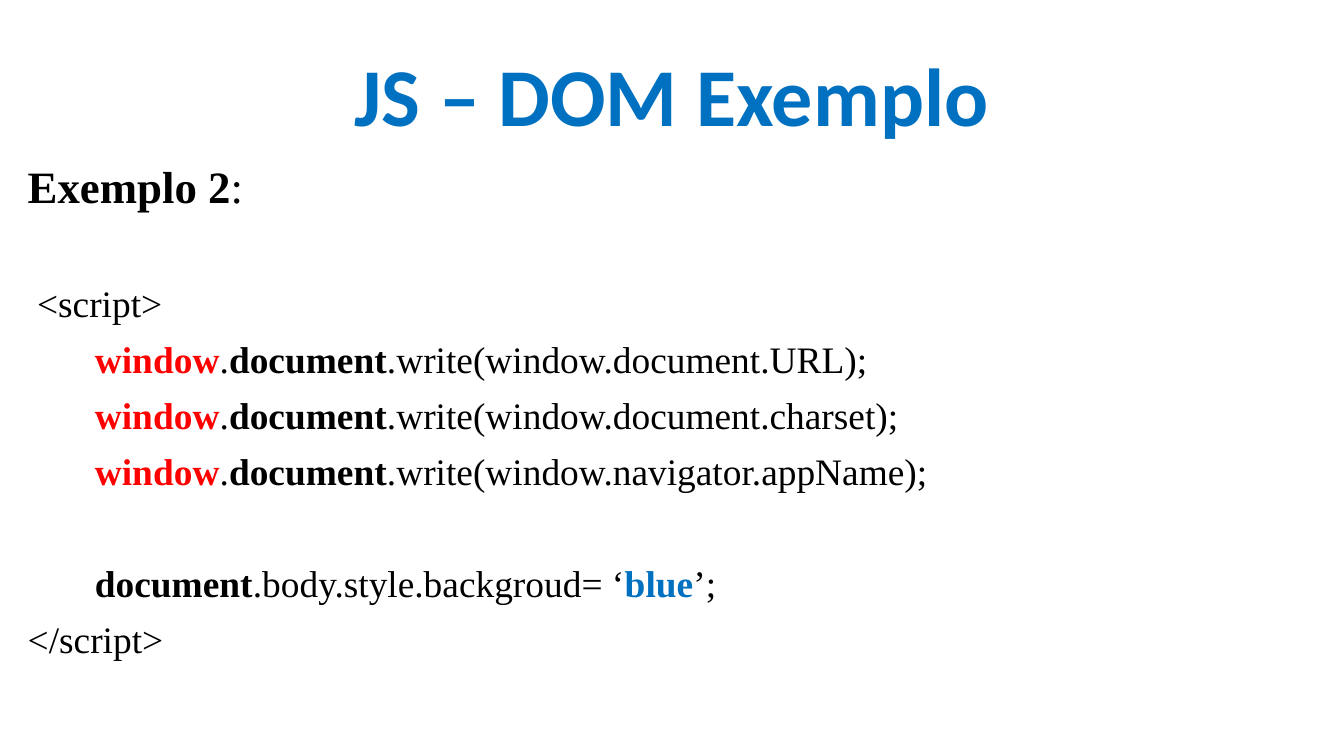
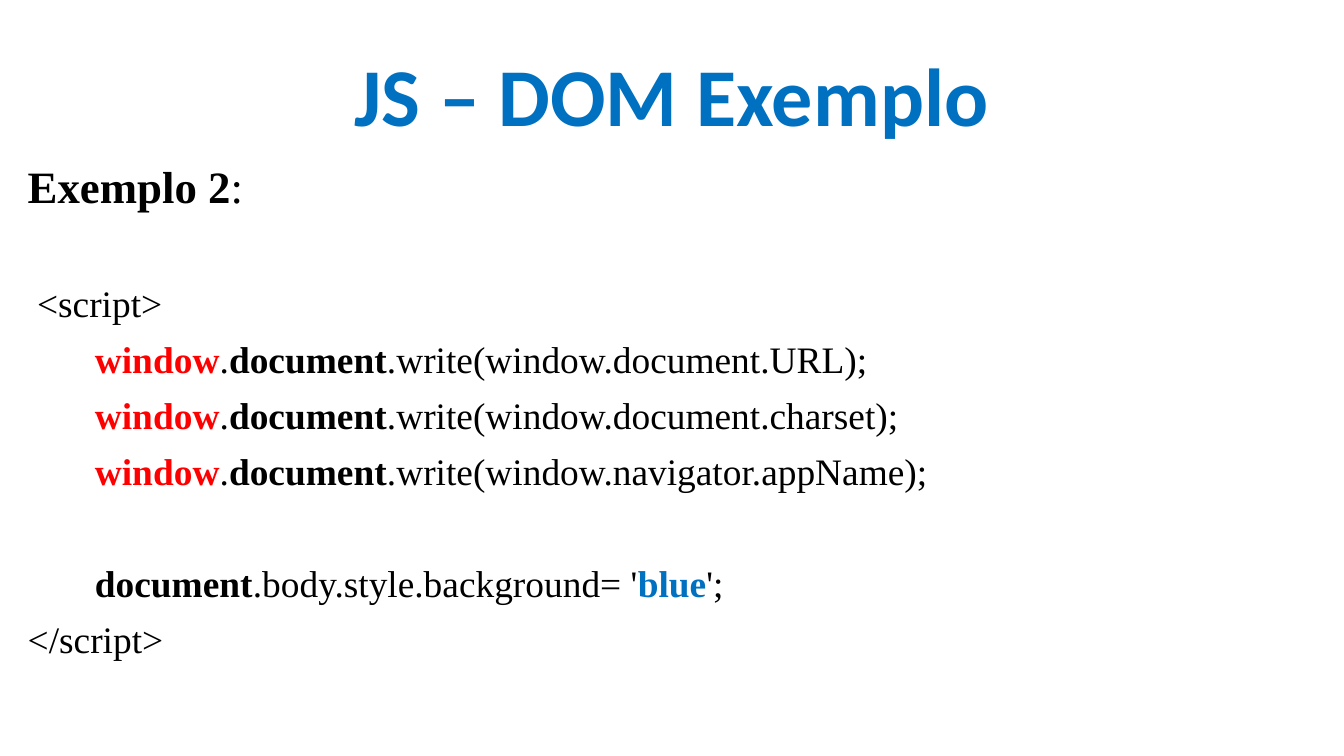
Before and after one commit to CloudEducationBrazil/WydenDesenvolvimentoWebPHP, a slide deck: slide 18 of 01 Classes/Aula 08 Desenvolvimento Web PHP - JS.pptx. Drawn at 1344x756 pixels with LibreOffice and Linux fonts; fonts in the diff are those of the drawing; background and template pictures are left out. Boxes give left, top, right and bottom in pixels: in the first picture for what was removed or moved away, otherwise in the second. Text is boxed around its words. In the diff, an @@ line names an element or a change of style, - is before the commit and + after.

```diff
--- a/01 Classes/Aula 08 Desenvolvimento Web PHP - JS.pptx
+++ b/01 Classes/Aula 08 Desenvolvimento Web PHP - JS.pptx
@@ text at [95,571,724,604]: text changed @@
-document.body.style.backgroud= ‘blue’;
+document.body.style.background= 'blue';
```
Also in this commit, not shown: 7 other slides changed, 2 other files.
